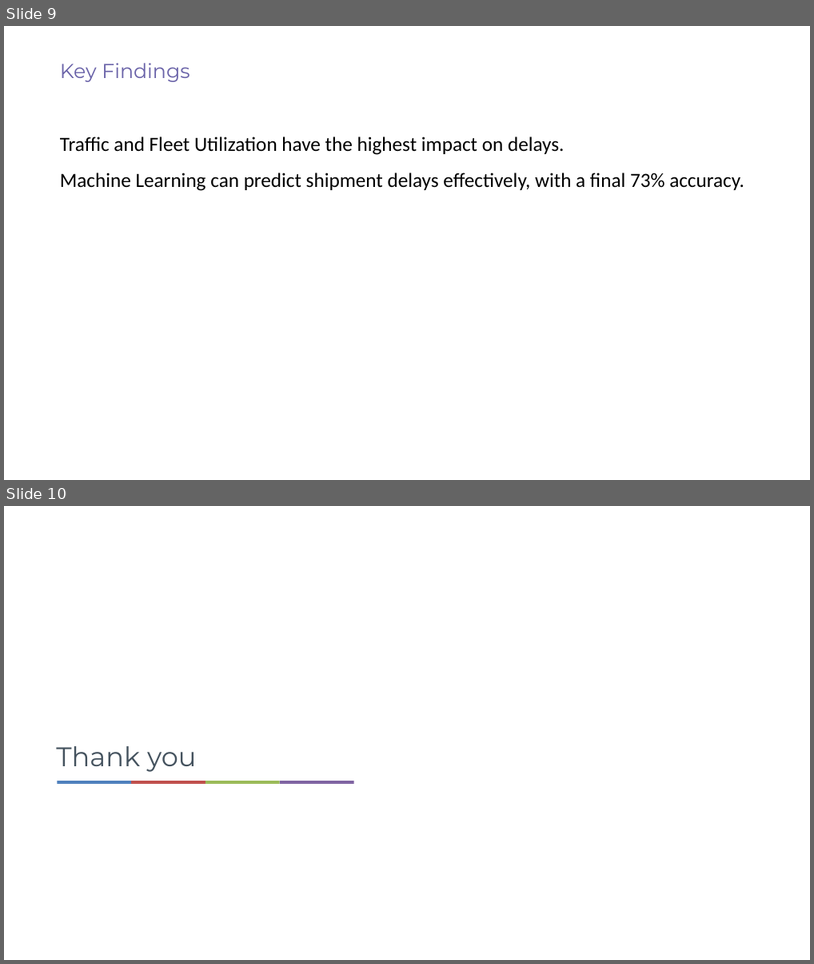
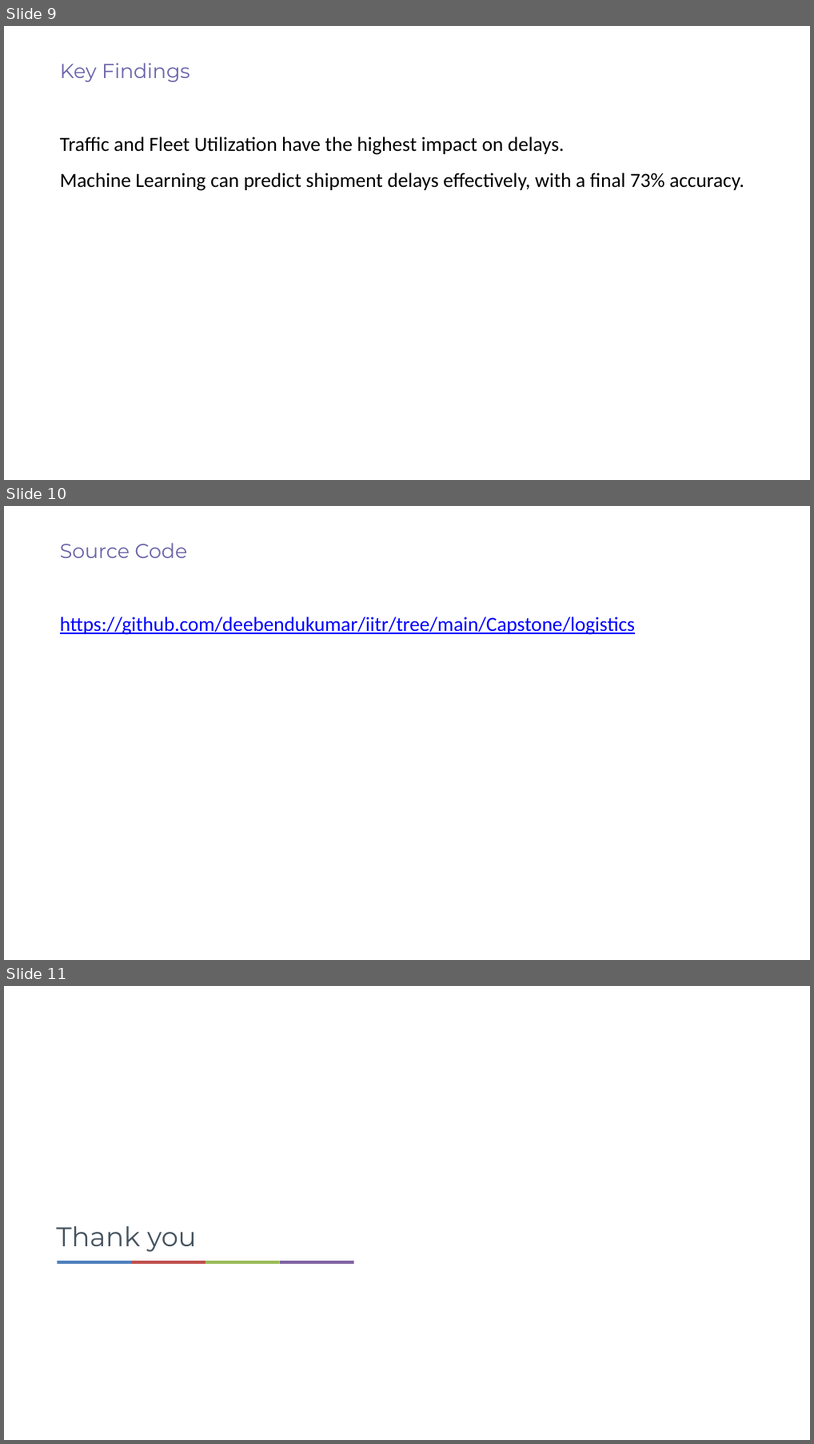
Before and after one commit to deebendukumar/iitr, a slide deck: Capstone/logistics/logistics.pptx. Shown one above the other, each under a label of ours: slides 9 and 10 before the commit, slides 9, 10 and 11 after it. The pictures are 814x964 and 814x1444 pixels, drawn with LibreOffice and Linux fonts; fonts in the diff are those of the drawing; background and template pictures are left out. Boxes give left, top, right and bottom in pixels: in the first picture for what was removed or moved away, otherwise in the second. Text is boxed around its words. In the diff, an @@ line names an element or a change of style, - is before the commit and + after.

Commit message:
Updated

```diff
--- a/Capstone/logistics/logistics.pptx
+++ b/Capstone/logistics/logistics.pptx
@@ slide 10 added at (4,506,810,960), background #FFFFFF @@
@@ text added at (60,543,188,558), 24 pt, text #6962A8 @@
+Source Code
@@ text added at (60,616,635,635), 24 pt, text #0000FF, underline @@
+https://github.com/deebendukumar/iitr/tree/main/Capstone/logistics
@@ what was slide 10 is now slide 11 @@
```
